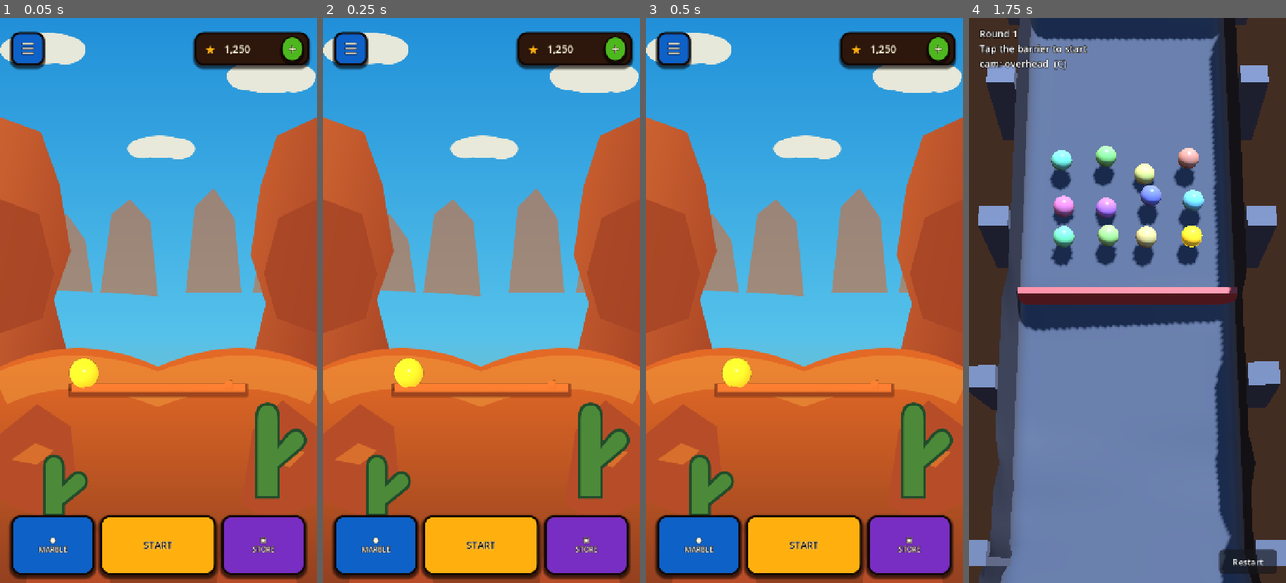
Above: before the commit, frames 1-4 (left to right).
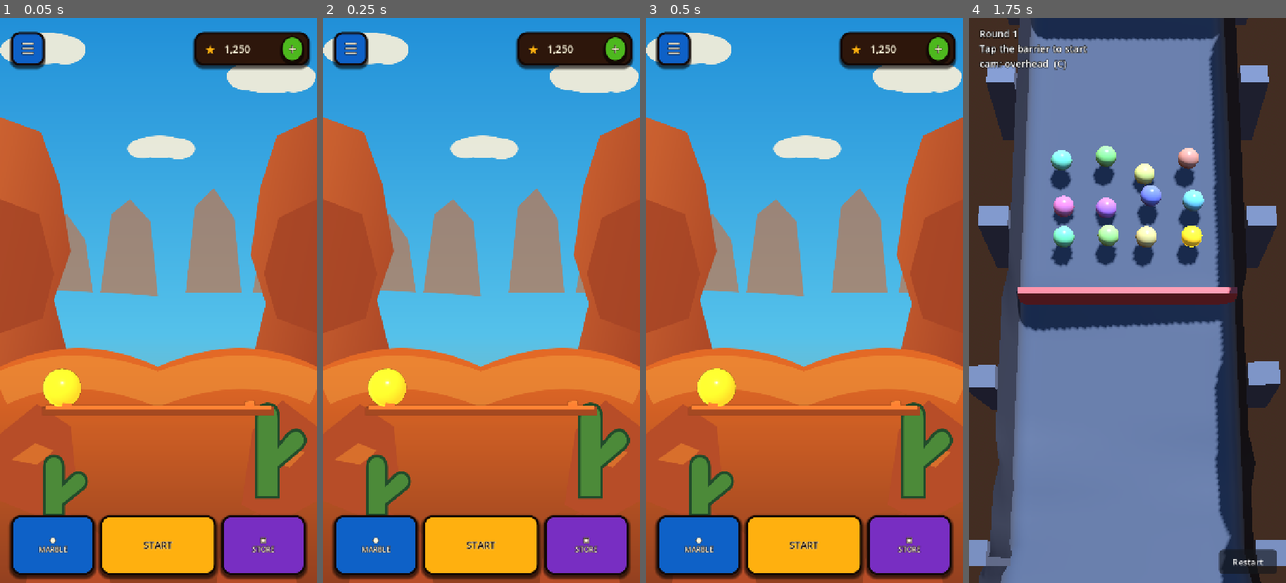
Above: after the commit, the same moments.

Repository: Arjan-N/marble-jumble
Game: Godot game, scene res://scenes/home.tscn
Two runs of this game, one before a commit and one after it. Both use one fixed random seed, a clock stepped at 60 frames per second and the inputs below.
Inputs:
- Up to frame 1 (0.05 s): no input
- Up to frame 2 (0.25 s): no input
- Up to frame 3 (0.5 s): no input
- Up to frame 4 (1.75 s): click "START" at 0.5 s; click "Restart" at 1.25 s

The runs differ from the first frame. In frame 1, 2.8% of the frame differs, in the area x 13-87%, y 60-71%; in frame 2, 2.8%; in frame 3, 2.7%; in frame 4, nothing differs.

Commit message:
Pass 3: frame home marble as side-view hero

Diff:
--- a/scripts/ui/home_screen.gd
+++ b/scripts/ui/home_screen.gd
@@ -12,7 +12,6 @@
 const SHOP_SCENE := "res://scenes/shop.tscn"
 const LOGO_TEXTURE := preload("res://assets/ui/home_logo.svg")
 
-const TOP_BUTTON_SIZE := 22
 const CURRENCY_SIZE := 23
 const NAV_SIZE := 22
 const NAV_SMALL_SIZE := 16
@@ -127,8 +126,6 @@
 	currency_row.add_child(plus)
 
 func _build_logo() -> void:
-	# Keep the logo as an authored asset rather than a stack of UI Labels.
-	# This lets us replace the artwork later without changing the layout code.
 	var logo := TextureRect.new()
 	logo.texture = LOGO_TEXTURE
 	logo.anchor_left = 0.07
@@ -171,17 +168,17 @@
 	world.add_child(environment)
 
 	var light := DirectionalLight3D.new()
-	light.rotation_degrees = Vector3(-38.0, -25.0, 0.0)
+	light.rotation_degrees = Vector3(-32.0, -25.0, 0.0)
 	light.light_color = Color(1.0, 0.88, 0.72)
-	light.light_energy = 1.25
+	light.light_energy = 1.35
 	light.shadow_enabled = false
 	world.add_child(light)
 
 	var camera := Camera3D.new()
 	camera.projection = Camera3D.PROJECTION_ORTHOGONAL
-	camera.size = 7.0
-	camera.position = Vector3(0.0, 3.0, 10.0)
-	camera.look_at_from_position(camera.position, Vector3(0.0, 0.0, 0.0), Vector3.UP)
+	camera.size = 5.4
+	camera.position = Vector3(0.0, 1.55, 10.0)
+	camera.look_at_from_position(camera.position, Vector3(0.0, 0.80, 0.0), Vector3.UP)
 	world.add_child(camera)
 
 	_marble_root = HomeMarble3D.create(PlayerProfile.equipped_colour())
